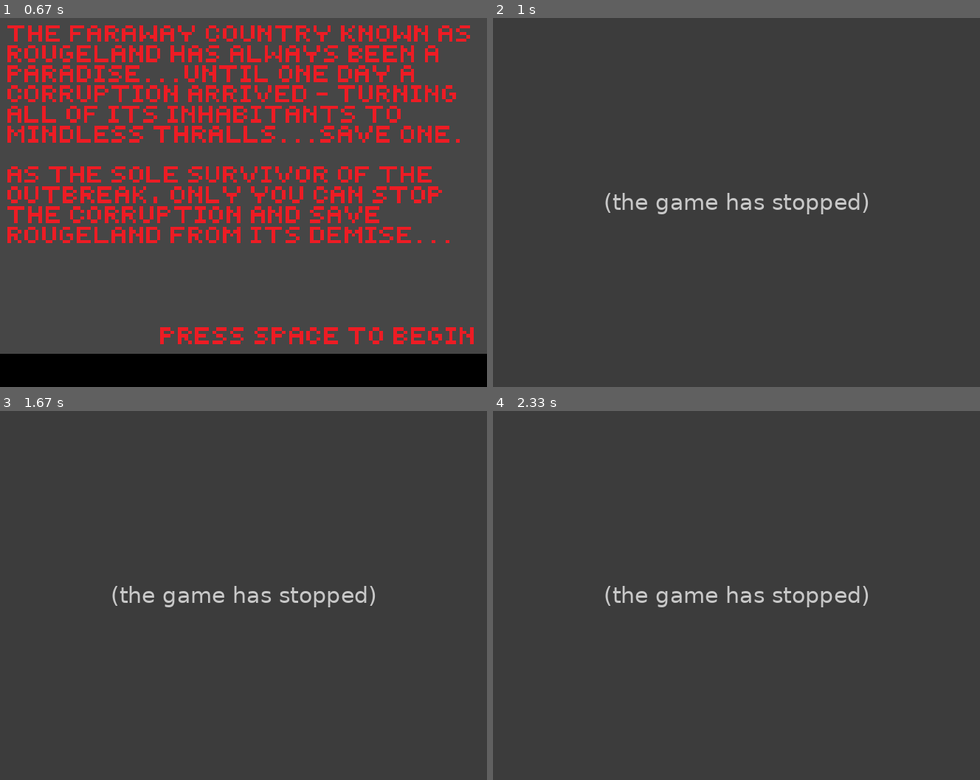
Above: before the commit, frames 1-4 (two rows, left to right).
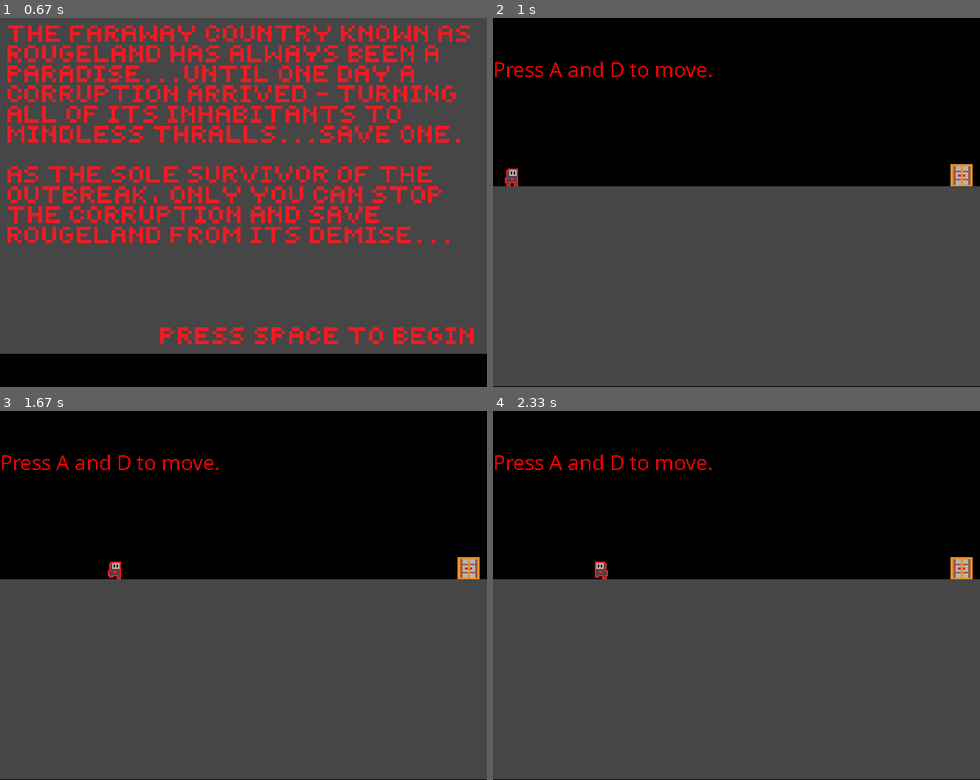
Above: after the commit, the same moments.

Repository: samcodes-school/RougeLikeGame
Game: pygame game, started from main.py
The game is run twice, just before and just after one commit, with the same random seed, the same clock (stepped at 60 frames per second) and the same inputs.
Inputs (mouse positions are in pixels of both pictures, inside the frame that each line leads up to):
- Up to frame 1 (0.67 s): click (243, 209) at 0.38 s
- Up to frame 2 (1 s): tap Space at 0.67 s
- Up to frame 3 (1.67 s): hold D 1-1.47 s; hold D from 1.5 s (still down)
- Up to frame 4 (2.33 s): release D at 1.97 s; hold A from 2 s (still down)

Frame 1 is identical in both runs. In frame 2, 47% of the frame differs, in the area x 0-100%, y 0-100%; in frame 3, 47%; in frame 4, 47%.
Error before the commit: NameError: name 'player' is not defined (main.py line 114); the game stopped at 0.7 s (later frames are placeholders)

Commit message:
Alex Please look at this when you get a chance

Diff:
--- a/main.py
+++ b/main.py
@@ -111,7 +111,7 @@
   ending=0 #Necessary for ensuring which ending is displayed (either the death screen or the game complete screen)
 
   player2=Player(10, 200) #Instantiating the player
-  playerGroup.add(player) #And adding it to a list for use later
+  playerGroup.add(player2) #And adding it to a list for use later
 
   nextLevel=door(620, 198) #Instantiating the door to the next level, which also creates the enemies
 
